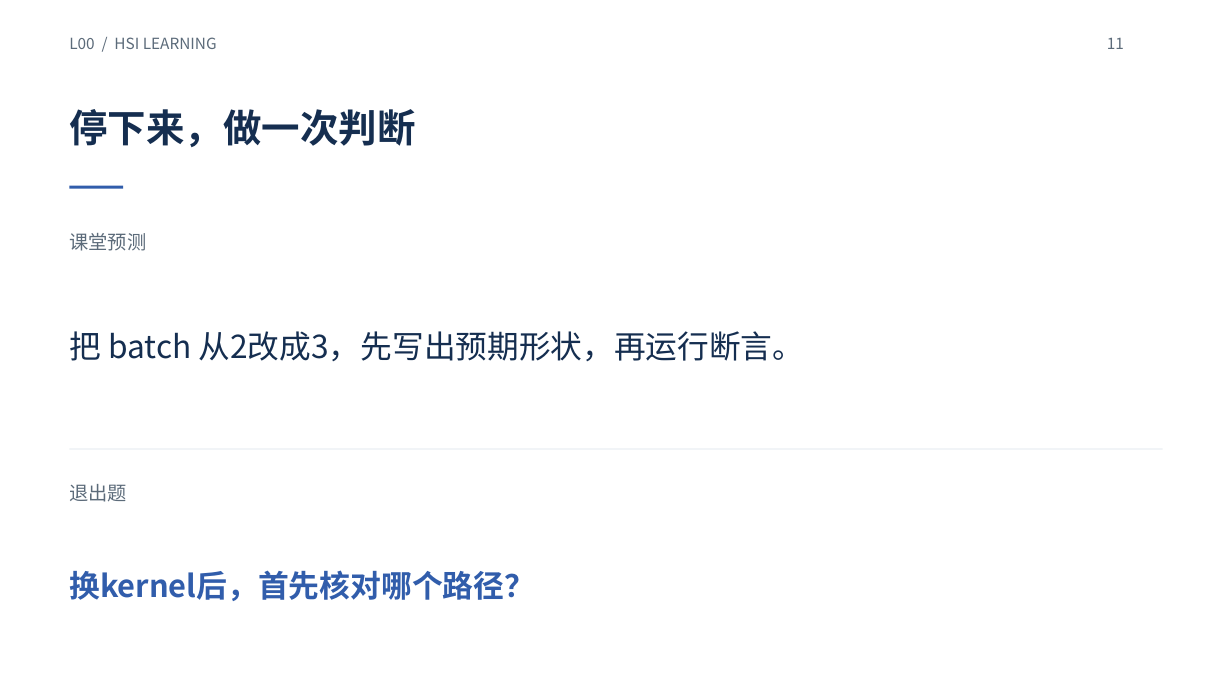
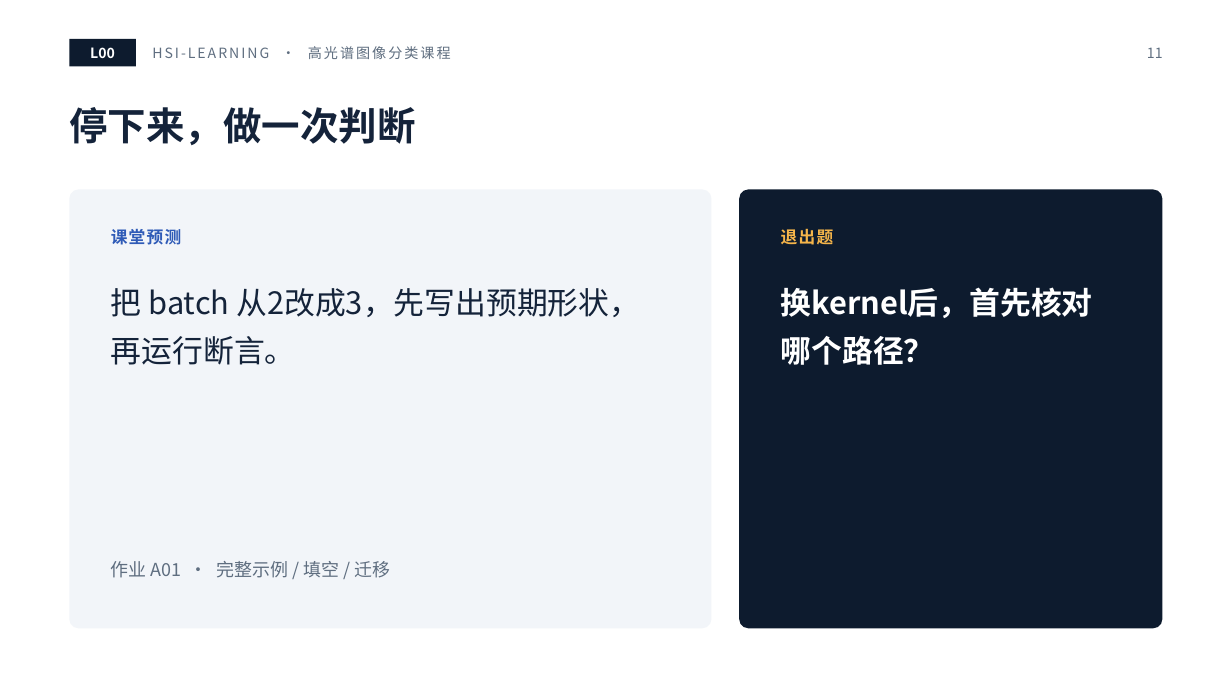
Before and after one commit to masskx/HSI-Learning, a slide deck: slide 11 of slides/decks/L00-environment.pptx. Drawn at 1232x693 pixels with LibreOffice and Linux fonts; fonts in the diff are those of the drawing. Boxes give left, top, right and bottom in pixels: in the first picture for what was removed or moved away, otherwise in the second. Text is boxed around its words. In the diff, an @@ line names an element or a change of style, - is before the commit and + after.

```diff
--- a/slides/decks/L00-environment.pptx
+++ b/slides/decks/L00-environment.pptx
@@ text removed at (69,37,217,49) @@
-L00 / HSI LEARNING
@@ rectangle added at (69,39,136,67), fill #0D1B2E @@
@@ text added at (90,47,115,58), 11 pt, text #FFFFFF, bold @@
+L00
@@ text added at (152,46,451,59), 11 pt, text #5F6E80 @@
+HSI-LEARNING · 高光谱图像分类课程
@@ page number: place and size @@
-page number at (1107,37,1124,49)
+page number at (1147,47,1163,58)
@@ page number at (1147,47,1163,58): size 12 to 11 pt, text colour #5C6B7A to #5F6E80; alignment left to right @@
@@ title "停下来，做一次判断" at (69,107,415,145): text colour #152E50 to #14233A @@
@@ rectangle removed at (69,186,123,189) @@
@@ rounded rectangle added at (69,189,712,628), fill #F2F5F9 @@
@@ rounded rectangle added at (739,189,1163,628), fill #0D1B2E @@
@@ text "课堂预测": place and size @@
-text "课堂预测" at (69,233,146,251)
+text "课堂预测" at (111,229,181,245)
@@ text "课堂预测" at (111,229,181,245): size 15 to 13 pt, text colour #5C6B7A to #2F5BB7, letter spacing 0 to 1 pt, bold on; vertical alignment middle to top @@
@@ text "退出题": place and size @@
-text "退出题" at (69,484,127,502)
+text "退出题" at (781,229,833,245)
@@ text "退出题" at (781,229,833,245): size 15 to 13 pt, text colour #5C6B7A to #F5B54A, letter spacing 0 to 1 pt, bold on; vertical alignment middle to top @@
@@ text "把 batch 从2改成3，先写出预期形状，再运行断言。": place and size @@
-text "把 batch 从2改成3，先写出预期形状，再运行断言。" at (69,331,805,361)
+text "把 batch 从2改成3，先写出预期形状，再运行断言。" at (111,288,640,365)
@@ text "把 batch 从2改成3，先写出预期形状，再运行断言。" at (111,288,640,365): size 24.8 to 24 pt, text colour #152E50 to #14233A; line spacing 1 to 1.3; vertical alignment middle to top @@
@@ text "换kernel后，首先核对哪个路径？": place and size @@
-text "换kernel后，首先核对哪个路径？" at (69,570,535,601)
+text "换kernel后，首先核对哪个路径？" at (781,287,1093,365)
@@ text "换kernel后，首先核对哪个路径？" at (781,287,1093,365): text colour #315DAB to #FFFFFF; line spacing 1 to 1.3; vertical alignment middle to top @@
@@ rectangle removed at (69,448,1163,449) @@
@@ text added at (111,561,390,578), 14 pt, text #5F6E80 @@
+作业 A01 · 完整示例 / 填空 / 迁移
```
Also in this commit, not shown: 11 other slides changed, 20 other files.
